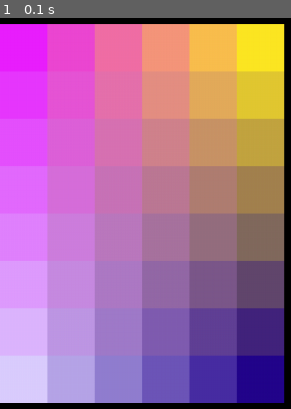
Above: before the commit, frame 1.
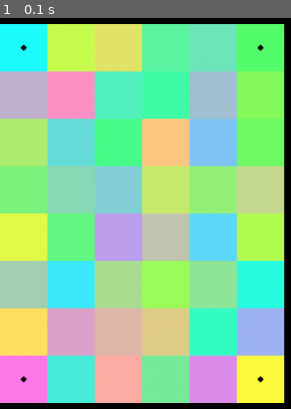
Above: after the commit, the same moment.

Repository: Angelina-ainel/PyGame-Project
Game: pygame game, started from field.py
Two runs of this game, one before a commit and one after it. Both use one fixed random seed, a clock stepped at 60 frames per second and the inputs below.
Inputs:
- Up to frame 1 (0.1 s): no input

The runs differ from the first frame. In frame 1, 95% of the frame differs, in the area x 0-98%, y 1-99%.

Commit message:
finished shuffling

Diff:
--- a/field.py
+++ b/field.py
@@ -4,6 +4,12 @@
 import random
 
 fixed_elems = ['4 corners', 'whole frame', 'vertical lines', 'horizontal lines']
+
+
+def condition(elem):
+    if not elem.mixed and not elem.fixed:
+        return True
+    return False
 
 
 class Element(pg.sprite.Sprite):
@@ -13,13 +19,13 @@
         self.rect = self.image.get_rect()
         self.color = color
         pg.draw.rect(self.image, self.color, self.rect)
+        self.fixed = fixed
+        if self.fixed:
+            pg.draw.circle(self.image, 'black', self.rect.center, 3)
+        self.mixed = False
         self.rect.x = col * cell_size
         self.rect.y = top + row * cell_size
         self.id = id
-        self.fixed = fixed
-        if self.fixed:
-            pg.draw.circle(self.image, 'black', self.rect.center, 10)
-        self.mixed = False
 
     def update(self):
         pass
@@ -37,7 +43,6 @@
         self.left_bottom = color3
         self.right_bottom = color4
         self.all_elems = pg.sprite.Group()
-        self.mixed_elems = pg.sprite.Group()
         self.list_elems = []
         self.fixed_elems = type
         self.mixed = False
@@ -62,13 +67,11 @@
         for n in range(self.height * self.width):
             coeff_w = np.trunc(((self.right_top + (coeff_h_right * r)) -
                        (self.left_top + (coeff_h_left * r))) / (self.width - 1))
-            # print(r, c)
             if c < self.width:
                 if c == 0 and r != 0:
                     c += 1
                 fixing = self.check_fixing(r, c)
                 color = self.left_top + (coeff_h_left * r) + (coeff_w * c)
-                # print(color)
                 sprite = Element(r, c, self.top, self.cell_size, color, fixing, id, self.all_elems)
                 c += 1
                 id += 1
@@ -81,37 +84,14 @@
                                  self.left_top + (coeff_h_left * r), fixing, id, self.all_elems)
                 id += 1
                 self.list_elems.append(sprite)
-        # self.mix_elements()
 
     def mix_elements(self):
-        # можно сделать так и вставять нефиксированные плитки на опр. позицию insert'ом
-        # np_elems = np.array(self.list_elems)
-        # not_fixed_tiles = list(filter(lambda el: not el.fixed, self.list_elems))
         for i in range(len(self.list_elems)):
             if not self.list_elems[i].mixed and not self.list_elems[i].fixed:
-                filtered = [tile for tile in self.list_elems if
-                            not tile.mixed and not tile.fixed and tile != self.list_elems[i]]
-                for el in filtered:
-                    print(el.id, end='; ')
-                # для фильтра написать отдельную функцию
-                # for el in list(filter(lambda tile: not tile.fixed and tile != self.list_elems[i], self.list_elems)):
-                    # print(el.id, end='; ')
-                pair = random.choice([tile for tile in self.list_elems if
-                                      not tile.mixed and not tile.fixed and tile != self.list_elems[i]])
-                print(self.list_elems[i].id, pair.id)
-                self.list_elems[i] = pair
-                self.list_elems[self.list_elems.index(pair)] = self.list_elems[i]
+                pair = random.choice(list(filter(condition, self.list_elems)))
+                self.list_elems[i].rect.topleft, pair.rect.topleft = pair.rect.topleft, self.list_elems[i].rect.topleft
                 pair.mixed = True
                 self.list_elems[i].mixed = True
-        self.mixed_elems.add(*self.list_elems)
-        for el in self.list_elems:
-            print(el.id, end=', ')
-        # проверить это и отрисовать
-
-    def make_array(self):
-        np_colors = np.array(self.list_elems)
-        for el in self.list_elems:
-            print(el.fixed)
 
     def get_click(self, mouse_pos):
         cell = self.get_cell(mouse_pos)
@@ -131,10 +111,10 @@
 if __name__ == '__main__':
     pg.init()
     screen = pg.display.set_mode((950, 950))
-    lt = np.array((234, 31, 255))
-    rt = np.array((255, 234, 31))
-    lb = np.array((220, 210, 255))
-    rb = np.array((30, 2, 140))
+    lt = np.array((31, 255, 255))
+    rt = np.array((90, 255, 106))
+    lb = np.array((255, 118, 233))
+    rb = np.array((255, 250, 63))
 
     level = Field(6, 8, lt, rt, lb, rb, '4 corners')
     level.set_view(0, 75, 50)
@@ -146,7 +126,6 @@
             if event.type == pg.QUIT:
                 running = False
         screen.fill((0, 0, 0))
-        # level.mixed_elems.draw(screen)
         level.all_elems.draw(screen)
 
         pg.display.flip()
